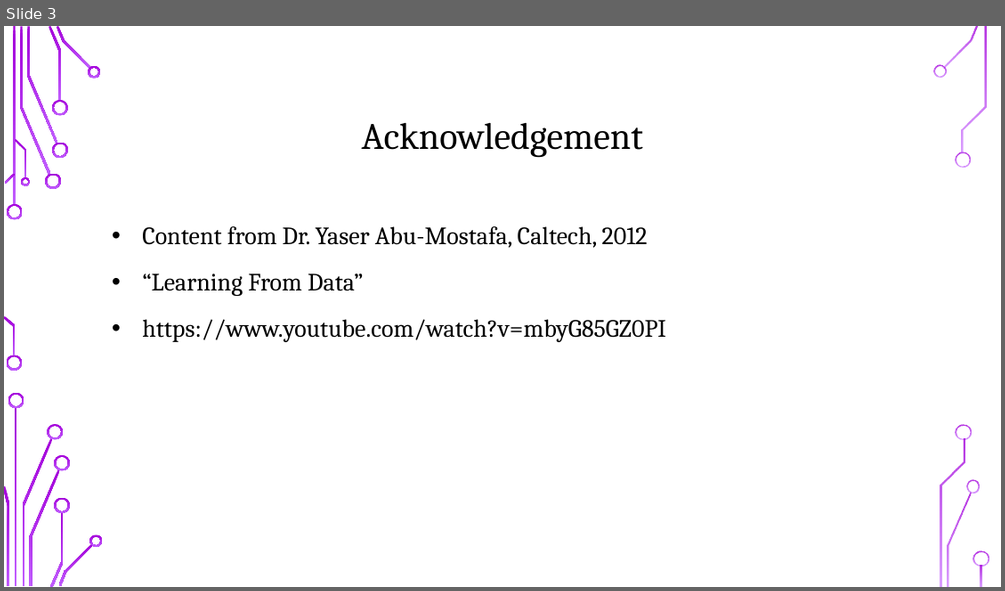
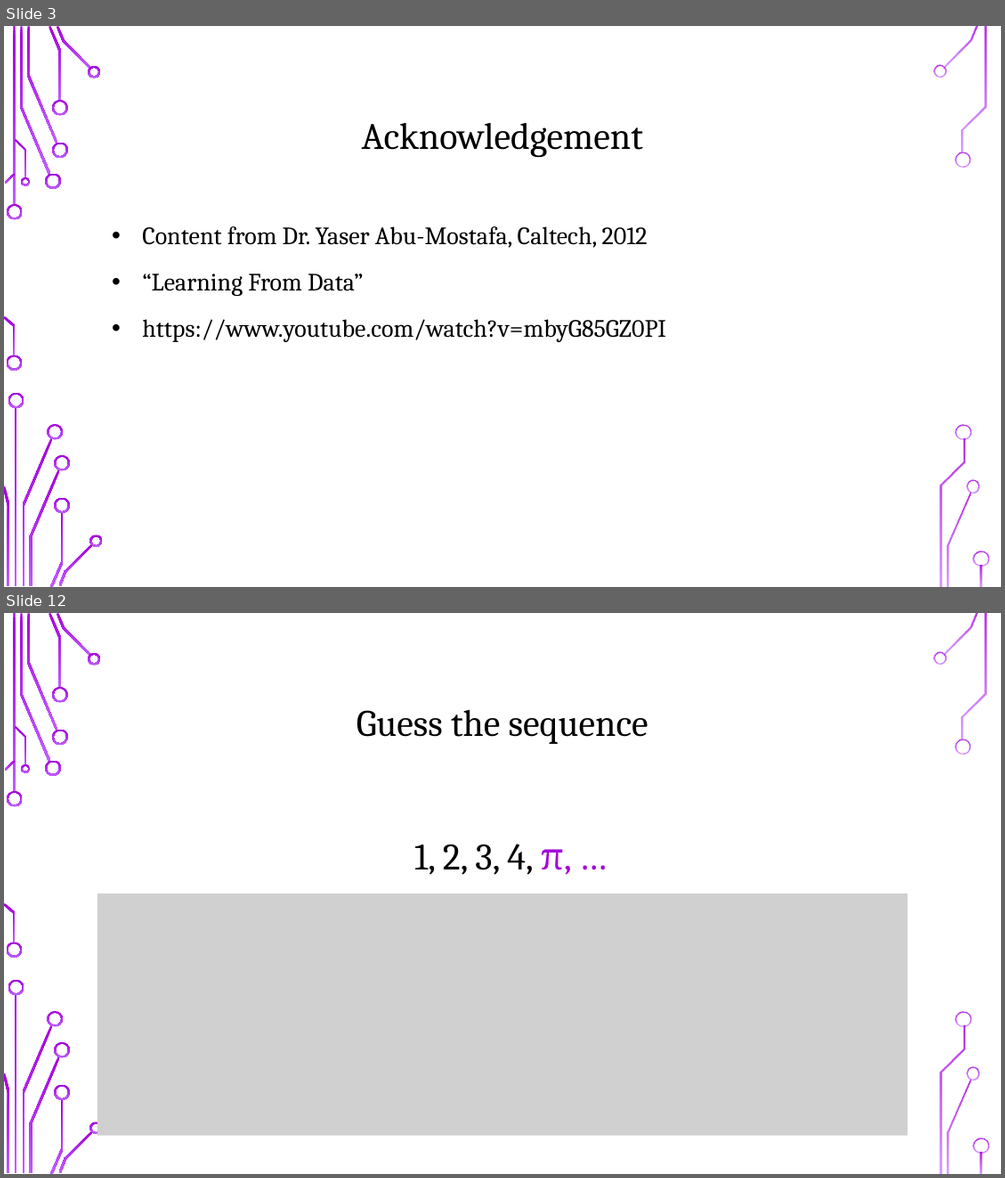
Before and after one commit to UOMDSS/workshops-2021-2022, a slide deck: semester-2-2021-2022/week-8-theory-of-generalisation/Theory_of_Generalisation.pptx. Shown one above the other, each under a label of ours: slide 3 before the commit, slides 3 and 12 after it; the slides between them are not shown. The pictures are 1005x591 and 1005x1178 pixels, drawn with LibreOffice and Linux fonts; fonts in the diff are those of the drawing; grey boxes stand for pictures; background and template pictures are left out. Boxes give left, top, right and bottom in pixels: in the first picture for what was removed or moved away, otherwise in the second. Text is boxed around its words. In the diff, an @@ line names an element or a change of style, - is before the commit and + after.

Commit message:
Add bin-ball and guess sequence example

```diff
--- a/semester-2-2021-2022/week-8-theory-of-generalisation/Theory_of_Generalisation.pptx
+++ b/semester-2-2021-2022/week-8-theory-of-generalisation/Theory_of_Generalisation.pptx
@@ slide 12 added at (4, 613, 1001, 1174), background picture (left out); not listed: 36 template elements that a slide beside it also shows @@
@@ title added at (356, 710, 648, 744), 36 pt, text #000000 @@
+Guess the sequence
@@ text added at (414, 844, 572, 875), 36 pt, text #000000 @@
+1, 2, 3, 4, π, …
@@ picture added at (97, 893, 907, 1014) @@
@@ picture added at (97, 1014, 907, 1135) @@
```
Also in this commit, not shown: 1 slide changed, 7 other slides added.
